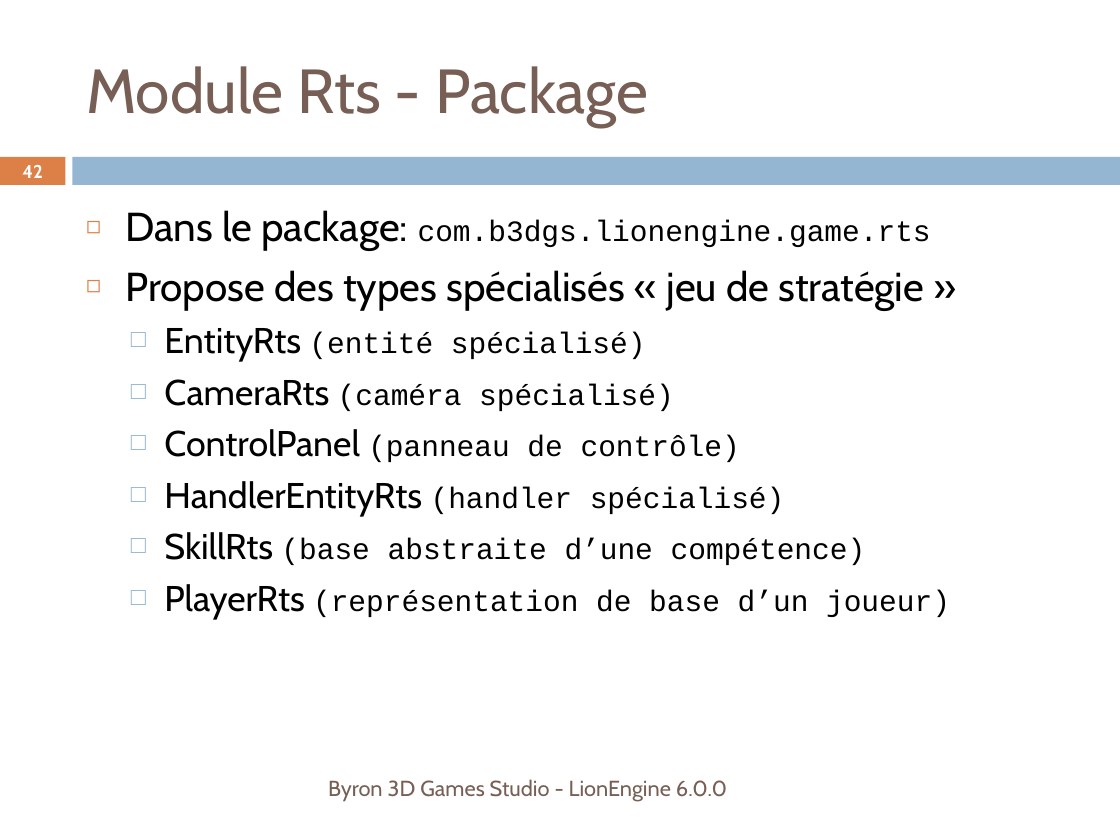
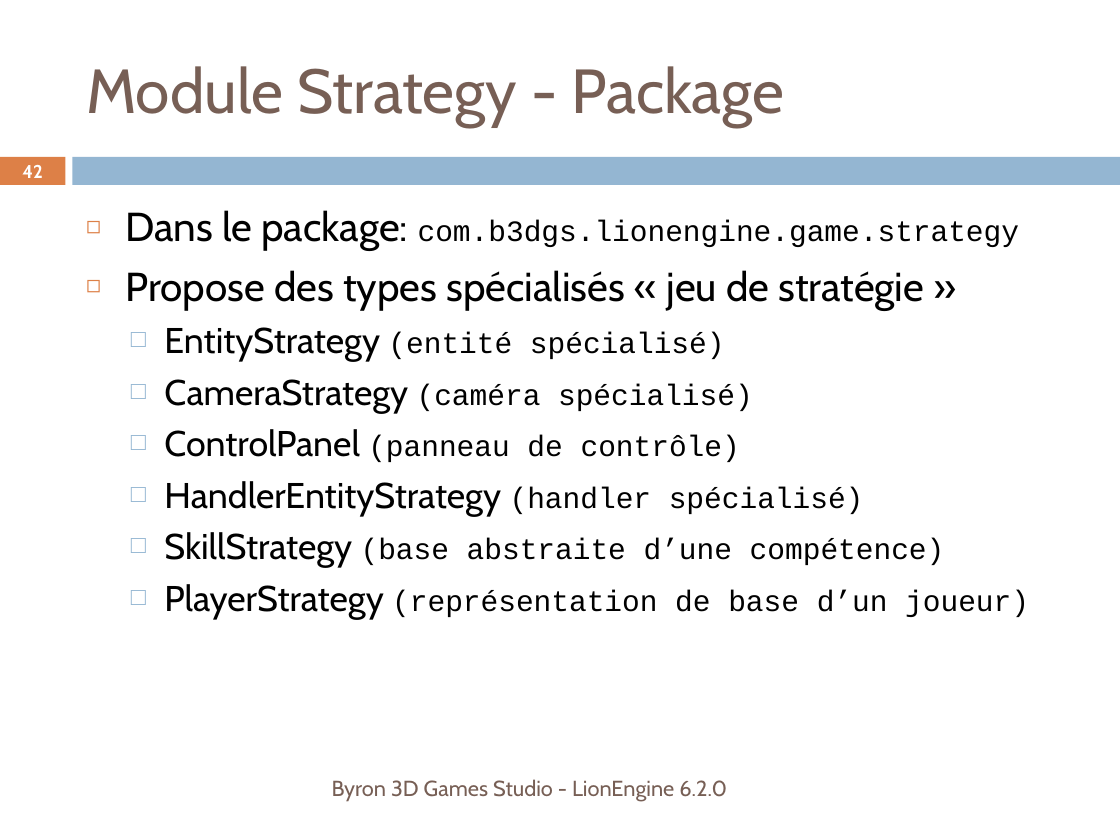
Before and after one commit to b3dgs/lionengine, a slide deck: slide 42 of doc/src/lionengine.pptx. Drawn at 1120x840 pixels with LibreOffice and Linux fonts; fonts in the diff are those of the drawing. Boxes give left, top, right and bottom in pixels: in the first picture for what was removed or moved away, otherwise in the second. Text is boxed around its words. In the diff, an @@ line names an element or a change of style, - is before the commit and + after.

Commit message:
Presentation updated.

```diff
--- a/doc/src/lionengine.pptx
+++ b/doc/src/lionengine.pptx
@@ title at <box>86,66,785,128</box>: text changed @@
-Module Rts - Package
+Module Strategy - Package
@@ text at <box>125,210,1019,251</box>: text changed @@
-◻ Dans le package: com.b3dgs.lionengine.game.rts
+◻ Dans le package: com.b3dgs.lionengine.game.strategy
@@ text at <box>164,327,753,413</box>: text changed @@
-  □ EntityRts (entité spécialisé)
-  □ CameraRts (caméra spécialisé)
+  □ EntityStrategy (entité spécialisé)
+  □ CameraStrategy (caméra spécialisé)
@@ text at <box>164,481,1029,619</box>: text changed @@
-  □ HandlerEntityRts (handler spécialisé)
-  □ SkillRts (base abstraite d’une compétence)
-  □ PlayerRts (représentation de base d’un joueur)
+  □ HandlerEntityStrategy (handler spécialisé)
+  □ SkillStrategy (base abstraite d’une compétence)
+  □ PlayerStrategy (représentation de base d’un joueur)
@@ text at <box>332,779,727,801</box>: text changed @@
-Byron 3D Games Studio - LionEngine 6.0.0
+Byron 3D Games Studio - LionEngine 6.2.0
```
Also in this commit, not shown: 48 other slides changed.
